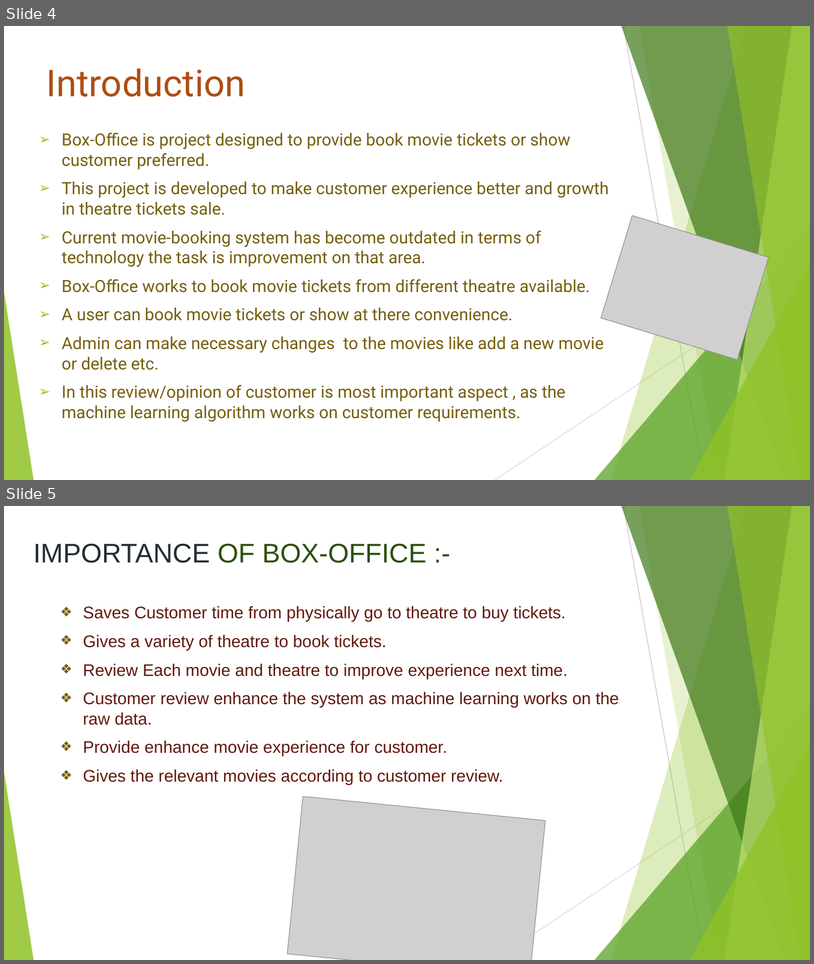
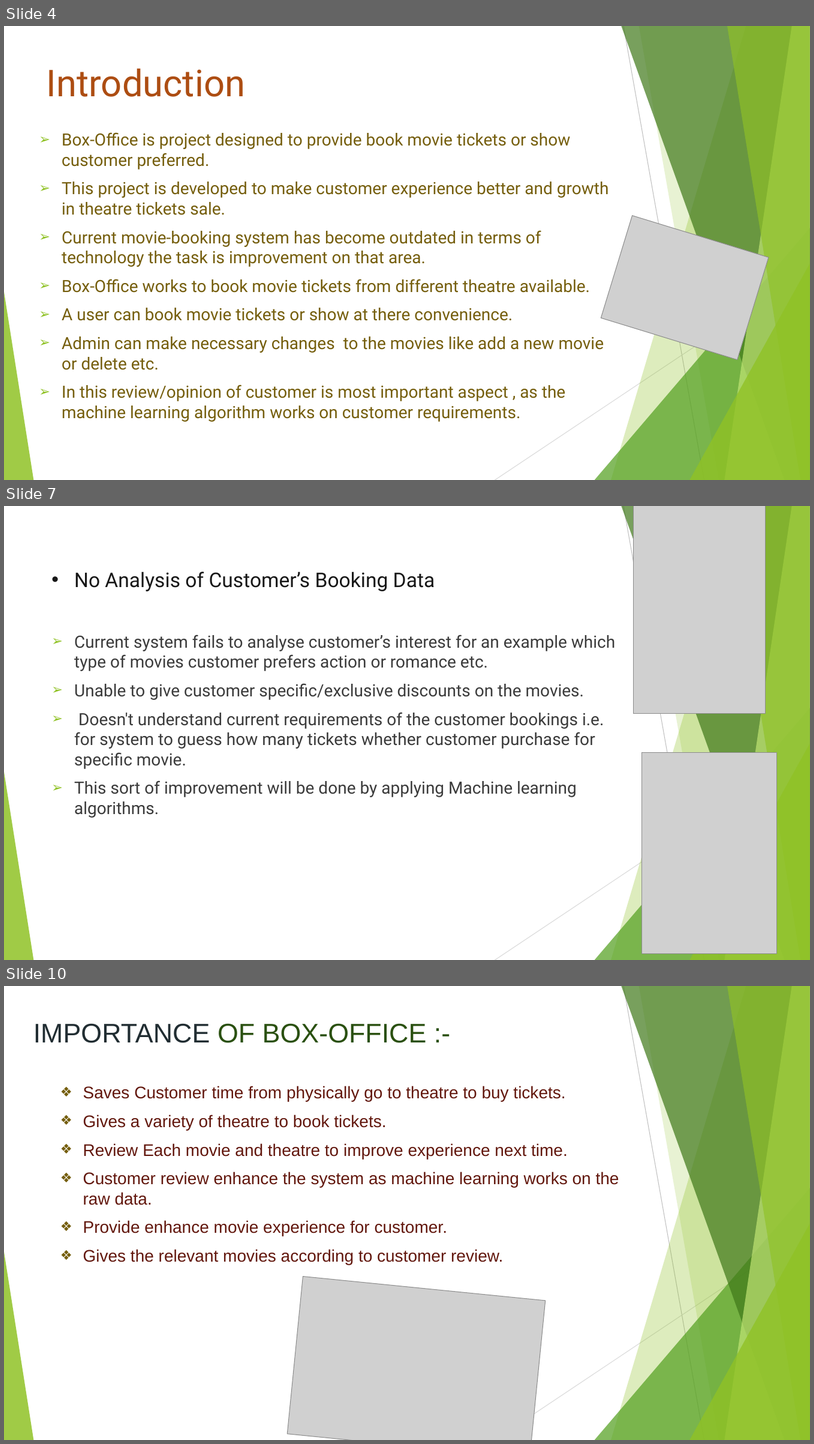
Before and after one commit to anejakartik/Designing-An-Efficient-Machine-Learning-Based-Approach-for-Prediction-of-Automated-Movie-Booking, a slide deck: boxofficeppt.pptx. Shown one above the other, each under a label of ours: slides 4 and 5 before the commit, slides 4, 7 and 10 after it; the slides between them are not shown. The pictures are 814x964 and 814x1444 pixels, drawn with LibreOffice and Linux fonts; fonts in the diff are those of the drawing; grey boxes stand for pictures. Boxes give left, top, right and bottom in pixels: in the first picture for what was removed or moved away, otherwise in the second. Text is boxed around its words. In the diff, an @@ line names an element or a change of style, - is before the commit and + after.

```diff
--- a/boxofficeppt.pptx
+++ b/boxofficeppt.pptx
@@ slide 7 added at bbox=[4, 506, 810, 960], background #FFFFFF; not listed: 10 template elements that a slide beside it also shows @@
@@ picture added at bbox=[634, 506, 765, 714] @@
@@ text added at bbox=[74, 571, 435, 591], 24 pt, text #181818 @@
+• No Analysis of Customer’s Booking Data
@@ text added at bbox=[74, 634, 615, 817], 20 pt, text #3B3B3B @@
+➢ Current system fails to analyse customer’s interest for an example which type of movies customer prefers action or romance etc.
+➢ Unable to give customer specific/exclusive discounts on the movies.
+➢ Doesn't understand current requirements of the customer bookings i.e. for system to guess how many tickets whether customer purchase for specific movie.
+➢ This sort of improvement will be done by applying Machine learning algorithms.
@@ picture added at bbox=[642, 752, 778, 953] @@
@@ what was slide 5 is now slide 10 @@
```
Also in this commit, not shown: 4 other slides added, 1 other file.
